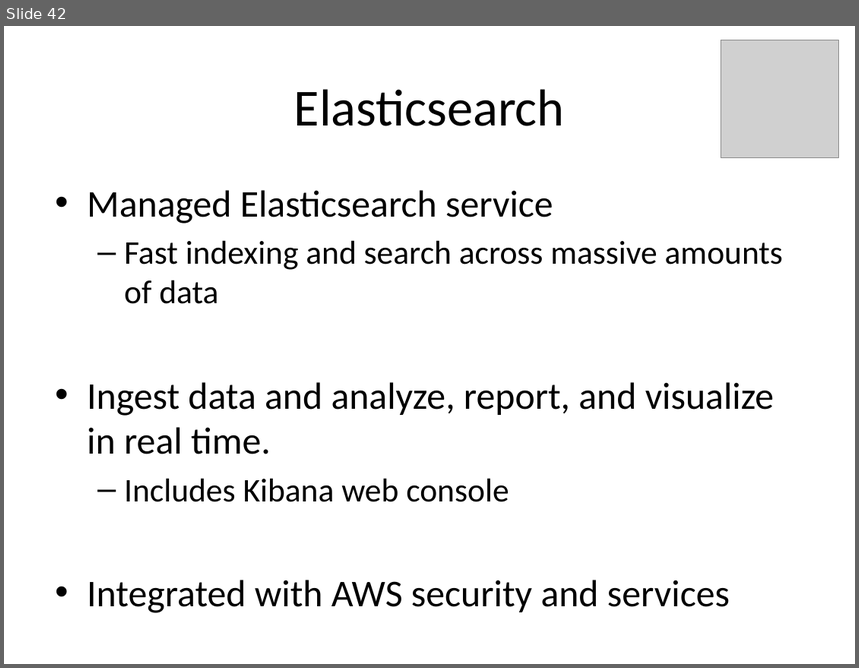
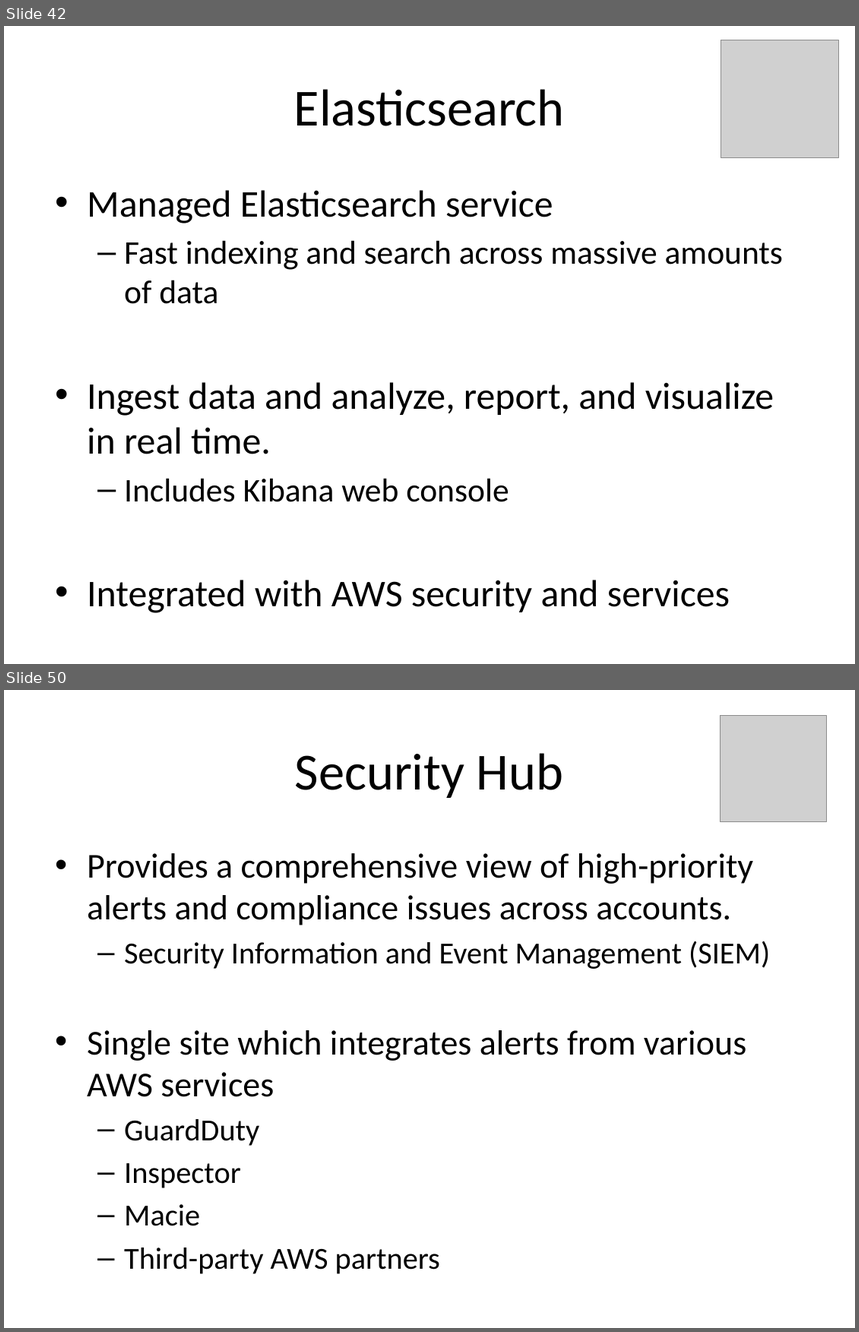
Before and after one commit to jasondbaker/infrastructure-class, a slide deck: lectures/infrastructure-week-4.pptx. Shown one above the other, each under a label of ours: slide 42 before the commit, slides 42 and 50 after it; the slides between them are not shown. The pictures are 859x668 and 859x1332 pixels, drawn with LibreOffice and Linux fonts; fonts in the diff are those of the drawing; grey boxes stand for pictures. Boxes give left, top, right and bottom in pixels: in the first picture for what was removed or moved away, otherwise in the second. Text is boxed around its words. In the diff, an @@ line names an element or a change of style, - is before the commit and + after.

Commit message:
move security content and add saga pattern

```diff
--- a/lectures/infrastructure-week-4.pptx
+++ b/lectures/infrastructure-week-4.pptx
@@ slide 50 added at [4, 690, 855, 1328], background #FFFFFF @@
@@ picture added at [721, 716, 827, 822] @@
@@ title added at [295, 753, 563, 798], 44 pt, text #000000 @@
+Security Hub
@@ text added at [87, 853, 770, 1274], 29.6 pt, text #000000 @@
+• Provides a comprehensive view of high-priority alerts and compliance issues across accounts.
+  – Security Information and Event Management (SIEM)
+• Single site which integrates alerts from various AWS services
+  – GuardDuty
+  – Inspector
+  – Macie
+  – Third-party AWS partners
```
Also in this commit, not shown: 1 slide changed, 8 other slides added.
